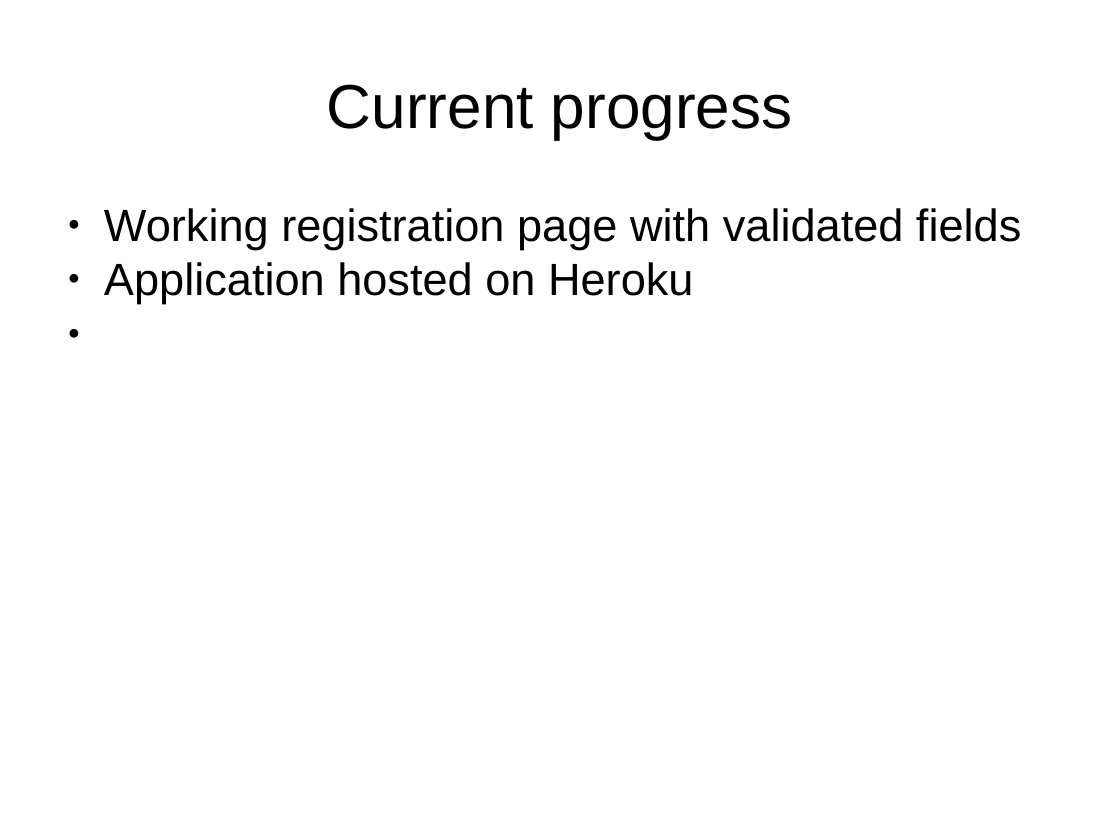
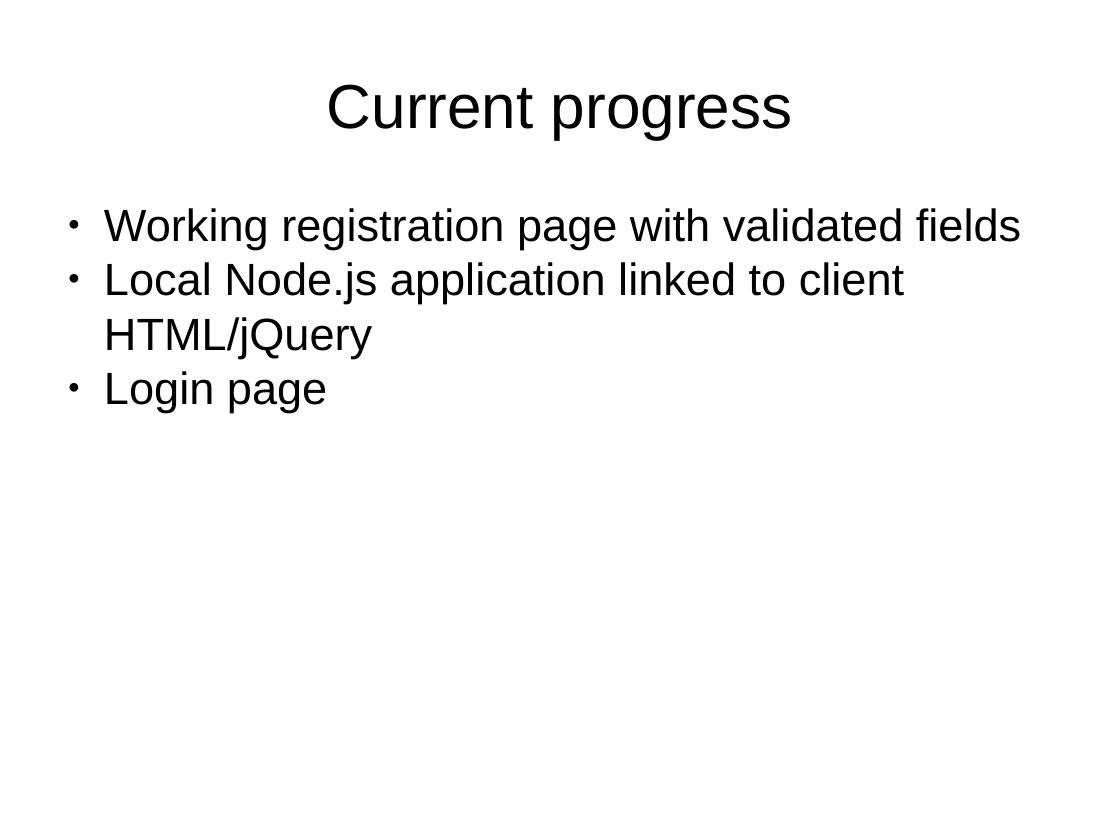
Before and after one commit to joelzhuang/Online-Shopping, a slide deck: slide 2 of group-docs/presentation-v1.pptx. Drawn at 1120x840 pixels with LibreOffice and Linux fonts; fonts in the diff are those of the drawing. Boxes give left, top, right and bottom in pixels: in the first picture for what was removed or moved away, otherwise in the second. Text is boxed around its words. In the diff, an @@ line names an element or a change of style, - is before the commit and + after.

Commit message:
presentation

```diff
--- a/group-docs/presentation-v1.pptx
+++ b/group-docs/presentation-v1.pptx
@@ text at (104, 262, 904, 412): text changed @@
-● Application hosted on Heroku
+● Local Node.js application linked to client HTML/jQuery
+● Login page
```
Also in this commit, not shown: 3 slides added, 1 other file.
